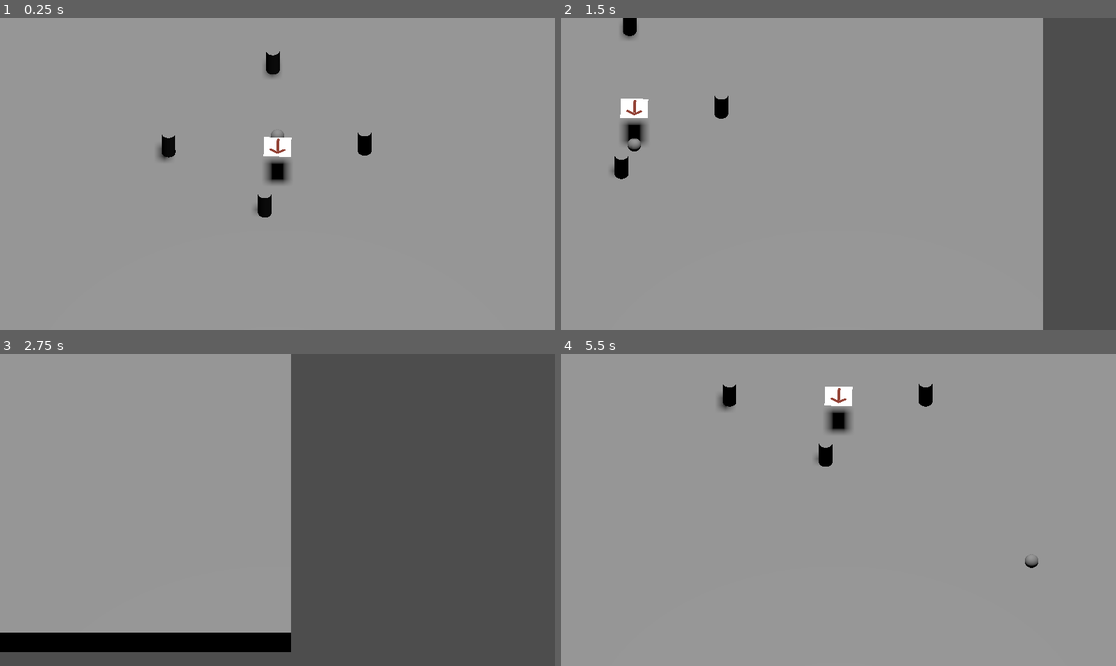
Above: before the commit, frames 1-4 (two rows, left to right).
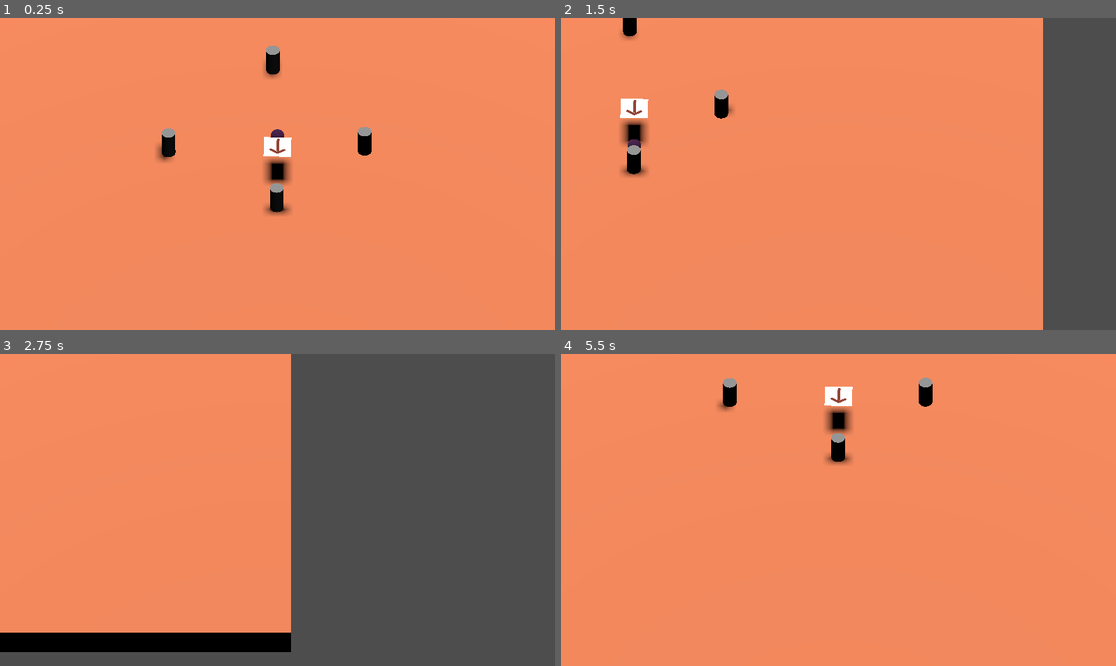
Above: after the commit, the same moments.

Repository: rattatajack/bowling-golf
Game: Godot game, scene res://main.tscn
Two runs of this game, one before a commit and one after it. Both use one fixed random seed, a clock stepped at 60 frames per second and the inputs below.
Inputs:
- Up to frame 1 (0.25 s): no input
- Up to frame 2 (1.5 s): hold D (pan_right) 0.53-1.28 s; tap Space (stroke) at 0.6 s; hold S (pan_down) from 1.28 s (still down); tap Left (aim_left) at 1.35 s
- Up to frame 3 (2.75 s): tap Space (stroke) at 1.55, 2.3 s; release S (pan_down) at 2.03 s; hold D (pan_right) from 2.03 s (still down); hold Right (aim_right) from 2.03 s (still down)
- Up to frame 4 (5.5 s): release D (pan_right) at 2.78 s; release Right (aim_right) at 2.78 s; hold W (pan_up) 2.78-3.53 s; tap Down (power_down) at 2.85 s; tap Space (stroke) at 3.05, 3.8, 4.35, 5.1 s; tap Enter at 3.5 s; hold Up (power_up) 3.53-4.28 s; hold A (pan_left) 3.53-5.03 s; hold S (pan_down) from 5.03 s (still down)

The runs differ from the first frame. In frame 1, 99% of the frame differs, in the area x 0-100%, y 0-100%; in frame 2, 86%; in frame 3, 47%; in frame 4, 99%.

Commit message:
add pin knocked over script

Diff:
--- a/main.tscn
+++ b/main.tscn
@@ -1,8 +1,12 @@
-[gd_scene load_steps=6 format=3 uid="uid://da3e54pfr4s2h"]
+[gd_scene load_steps=8 format=3 uid="uid://da3e54pfr4s2h"]
 
 [ext_resource type="PackedScene" path="res://BowlingBall.tscn" id="1_1f5oi"]
+[ext_resource type="Material" uid="uid://cvd10vpuktdvq" path="res://materials/lane_floor.tres" id="1_l84lg"]
 [ext_resource type="PackedScene" uid="uid://28ufmlv0d3mg" path="res://pin.tscn" id="2_sfwd3"]
 [ext_resource type="Script" path="res://Camera.gd" id="2_yul0q"]
+
+[sub_resource type="PhysicsMaterial" id="PhysicsMaterial_pq5qd"]
+friction = 0.2
 
 [sub_resource type="BoxShape3D" id="BoxShape3D_k1ly6"]
 size = Vector3(60, 2, 60)
@@ -14,12 +18,14 @@
 
 [node name="Ground" type="StaticBody3D" parent="."]
 transform = Transform3D(1, 0, 0, 0, 1, 0, 0, 0, 1, 0, -1, 0)
+physics_material_override = SubResource("PhysicsMaterial_pq5qd")
 
 [node name="CollisionShape3D" type="CollisionShape3D" parent="Ground"]
 shape = SubResource("BoxShape3D_k1ly6")
 
 [node name="MeshInstance3D" type="MeshInstance3D" parent="Ground"]
 mesh = SubResource("BoxMesh_hom6s")
+surface_material_override/0 = ExtResource("1_l84lg")
 
 [node name="DirectionalLight3D" type="DirectionalLight3D" parent="."]
 transform = Transform3D(1, 0, 0, 0, -4.37114e-08, 1, 0, -1, -4.37114e-08, 0, 11.65, 0)
@@ -46,4 +52,4 @@
 transform = Transform3D(1, 0, 0, 0, 1, 0, 0, 0, 1, -0.333034, 1.22103, -8.59037)
 
 [node name="pin4" parent="." instance=ExtResource("2_sfwd3")]
-transform = Transform3D(1, 0, 0, 0, 1, 0, 0, 0, 1, -0.934817, 1.22103, 6.25212)
+transform = Transform3D(1, 0, 0, 0, 1, 0, 0, 0, 1, -0.0479266, 1.22103, 5.71013)
--- /dev/null
+++ b/materials/lane_floor.tres
@@ -0,0 +1,4 @@
+[gd_resource type="StandardMaterial3D" format=3 uid="uid://cvd10vpuktdvq"]
+
+[resource]
+albedo_color = Color(0.945098, 0.521569, 0.345098, 1)
--- /dev/null
+++ b/materials/new_standard_material_3d.tres
@@ -0,0 +1,4 @@
+[gd_resource type="StandardMaterial3D" format=3 uid="uid://ciarqeynxdj8b"]
+
+[resource]
+albedo_color = Color(0.266667, 0.0901961, 0.282353, 1)
--- /dev/null
+++ b/pin.gd
@@ -0,0 +1,19 @@
+extends RigidBody3D
+
+@export var angle_tolerance = .2
+@export var velocity_tolerance = .1
+@export var angular_velocity_tolerance = .1
+
+
+func is_knocked_over():
+	return (
+		rotation.length_squared() > angle_tolerance
+		and linear_velocity.length_squared() < velocity_tolerance
+		and angular_velocity.length_squared() < angular_velocity_tolerance
+		)
+
+func _physics_process(delta):
+	if is_knocked_over():
+		print(rotation, rotation.length())
+		#emit_signal("pin_knocked_over")
+		get_parent().queue_free()
--- a/pin.tscn
+++ b/pin.tscn
@@ -1,4 +1,11 @@
-[gd_scene load_steps=3 format=3 uid="uid://28ufmlv0d3mg"]
+[gd_scene load_steps=5 format=3 uid="uid://28ufmlv0d3mg"]
+
+[ext_resource type="Script" path="res://pin.gd" id="1_waaou"]
+
+[sub_resource type="PhysicsMaterial" id="PhysicsMaterial_3u8a2"]
+friction = 0.8
+rough = true
+bounce = 0.7
 
 [sub_resource type="CylinderShape3D" id="CylinderShape3D_g1lij"]
 
@@ -7,6 +14,11 @@
 [node name="pin" type="Node3D"]
 
 [node name="RigidBody3D" type="RigidBody3D" parent="."]
+mass = 0.2
+physics_material_override = SubResource("PhysicsMaterial_3u8a2")
+center_of_mass_mode = 1
+center_of_mass = Vector3(0, 0.2, 0)
+script = ExtResource("1_waaou")
 
 [node name="CollisionShape3D" type="CollisionShape3D" parent="RigidBody3D"]
 shape = SubResource("CylinderShape3D_g1lij")
--- a/player.gd
+++ b/player.gd
@@ -1,6 +1,6 @@
 extends RigidBody3D
 
-@export var stroke_turn_speed = 0.5
+@export var stroke_turn_speed = 7
 @export var stroke_change_power_speed = 5
 @export var min_stroke_strength = 5
 @export var max_stroke_strength = 50
@@ -11,7 +11,7 @@
 func _integrate_forces(state):
 	if Input.is_action_just_pressed("stroke"):
 		##if grounded and no velocity
-		apply_impulse(Vector3(stroke_direction.x, .1, stroke_direction.y) * stroke_power)
+		apply_impulse(Vector3(stroke_direction.x, .2, stroke_direction.y) * stroke_power)
 
 
 
--- a/player.tscn
+++ b/player.tscn
@@ -1,6 +1,7 @@
-[gd_scene load_steps=6 format=3 uid="uid://cp3xwc75nackd"]
+[gd_scene load_steps=7 format=3 uid="uid://cp3xwc75nackd"]
 
 [ext_resource type="Script" path="res://player.gd" id="1_jk6kf"]
+[ext_resource type="Material" uid="uid://ciarqeynxdj8b" path="res://materials/new_standard_material_3d.tres" id="2_ywqv6"]
 
 [sub_resource type="PhysicsMaterial" id="PhysicsMaterial_fs418"]
 friction = 0.2
@@ -21,6 +22,7 @@
 
 [node name="MeshInstance3D" type="MeshInstance3D" parent="."]
 mesh = SubResource("SphereMesh_juvna")
+surface_material_override/0 = ExtResource("2_ywqv6")
 
 [node name="MeshInstance2D" type="MeshInstance2D" parent="."]
 position = Vector2(214, 0)
